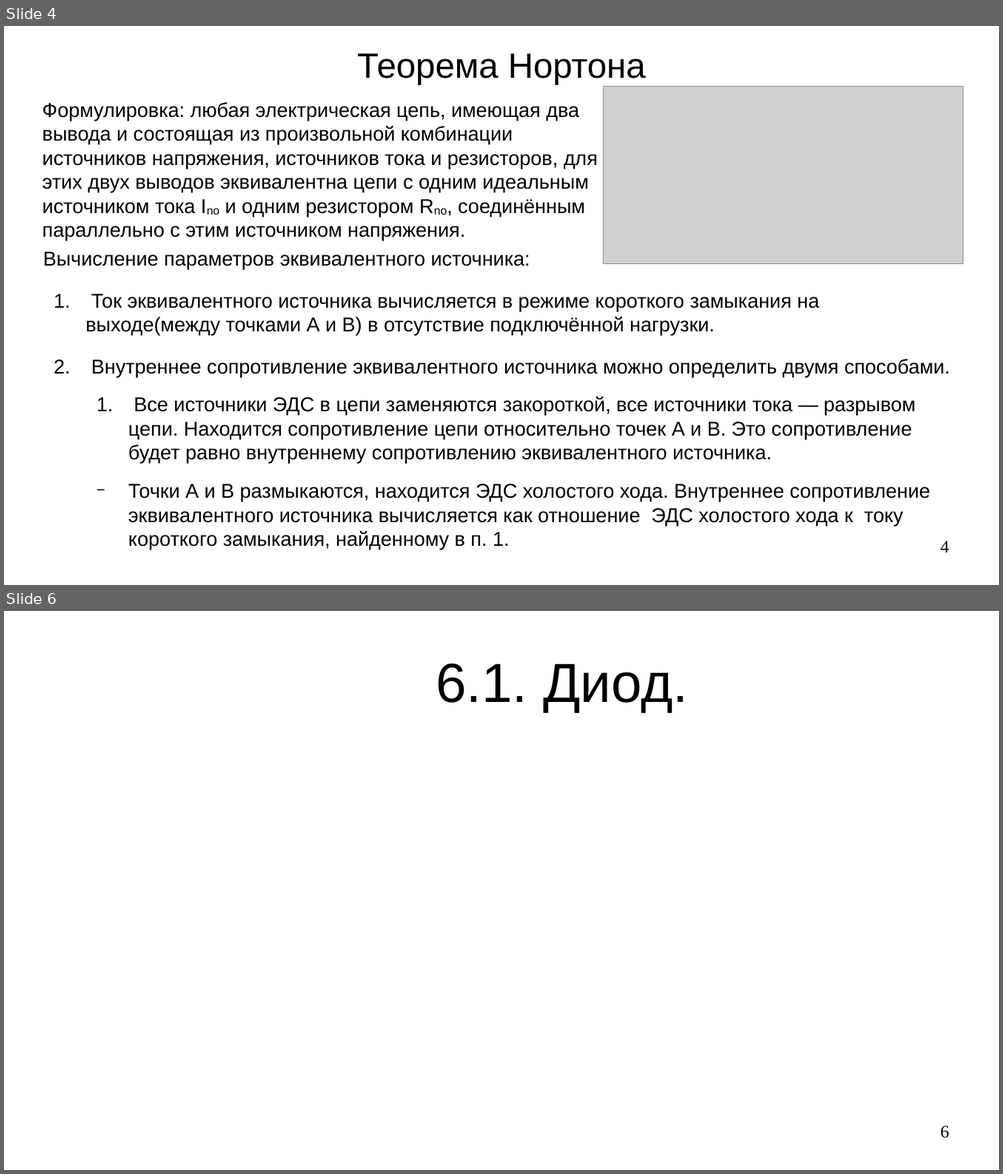
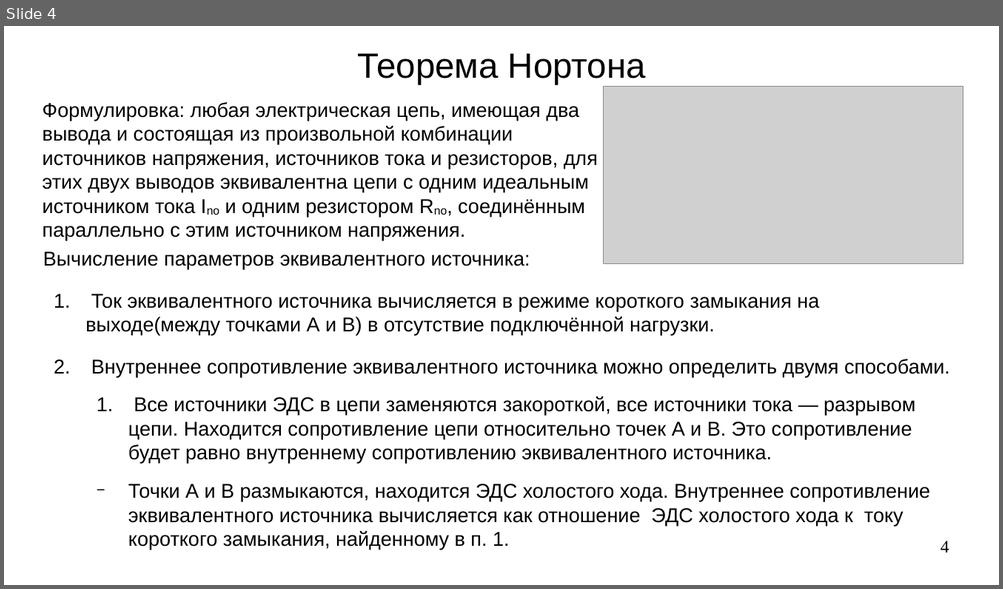
Before and after one commit to steelcraft/stud-lab, a slide deck: Лекции/СBDS01#L3.odp. Shown one above the other, each under a label of ours: slides 4 and 6 before the commit, slide 4 after it; the slides between them are not shown. The pictures are 1003x1174 and 1003x589 pixels, drawn with LibreOffice and Linux fonts; fonts in the diff are those of the drawing; grey boxes stand for pictures. Boxes give left, top, right and bottom in pixels: in the first picture for what was removed or moved away, otherwise in the second. Text is boxed around its words. In the diff, an @@ line names an element or a change of style, - is before the commit and + after.

```diff
--- a/Лекции/СBDS01#L3.odp
+++ b/Лекции/СBDS01#L3.odp
@@ slide 6 removed at bbox=[4, 611, 999, 1170], background #FFFFFF @@
@@ title removed at bbox=[435, 664, 688, 712] @@
-6.1. Диод.
@@ page number removed at bbox=[940, 1126, 949, 1139] @@
-6
```
Also in this commit, not shown: 2 slides changed, 3 slides added, 1 other slide removed.
